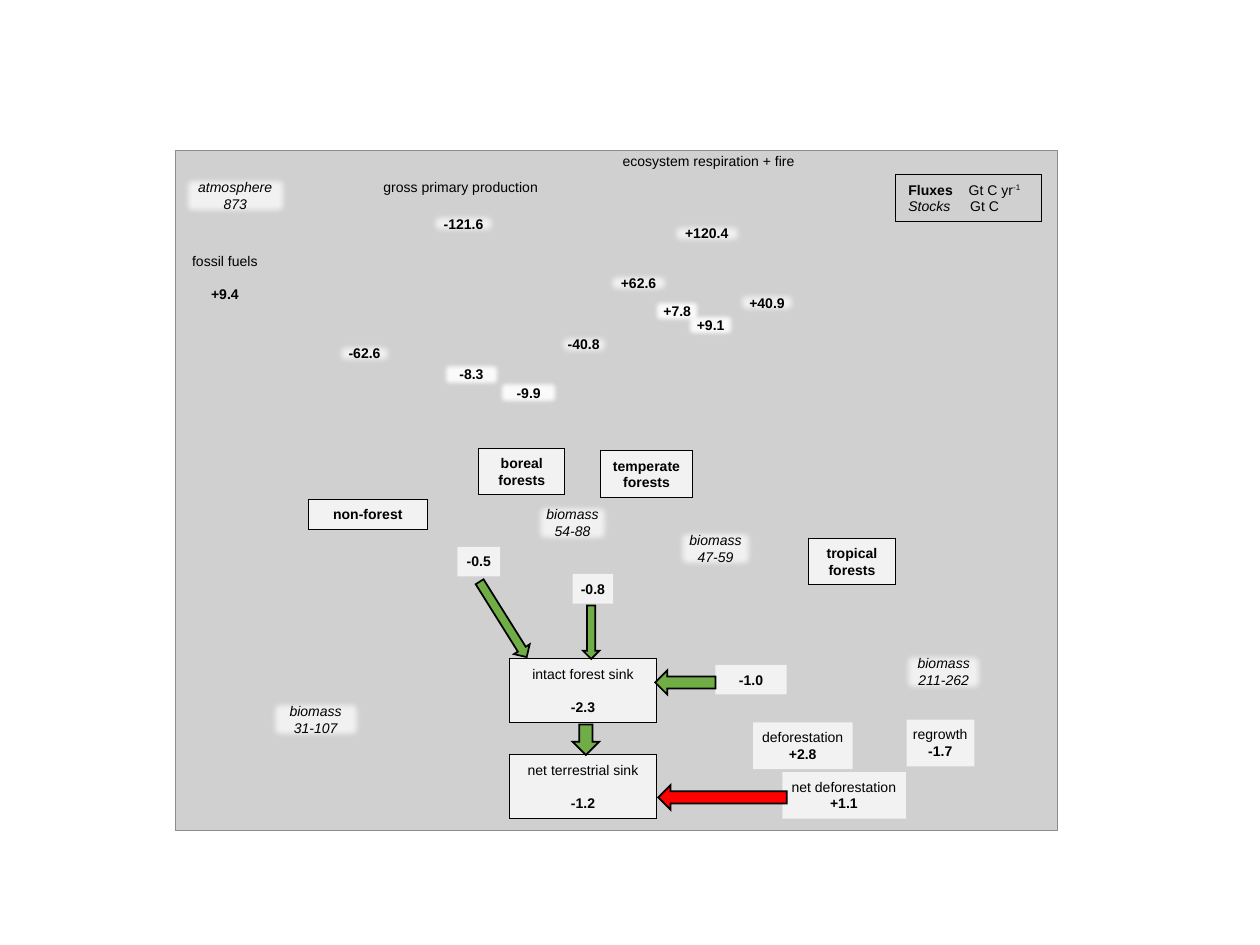
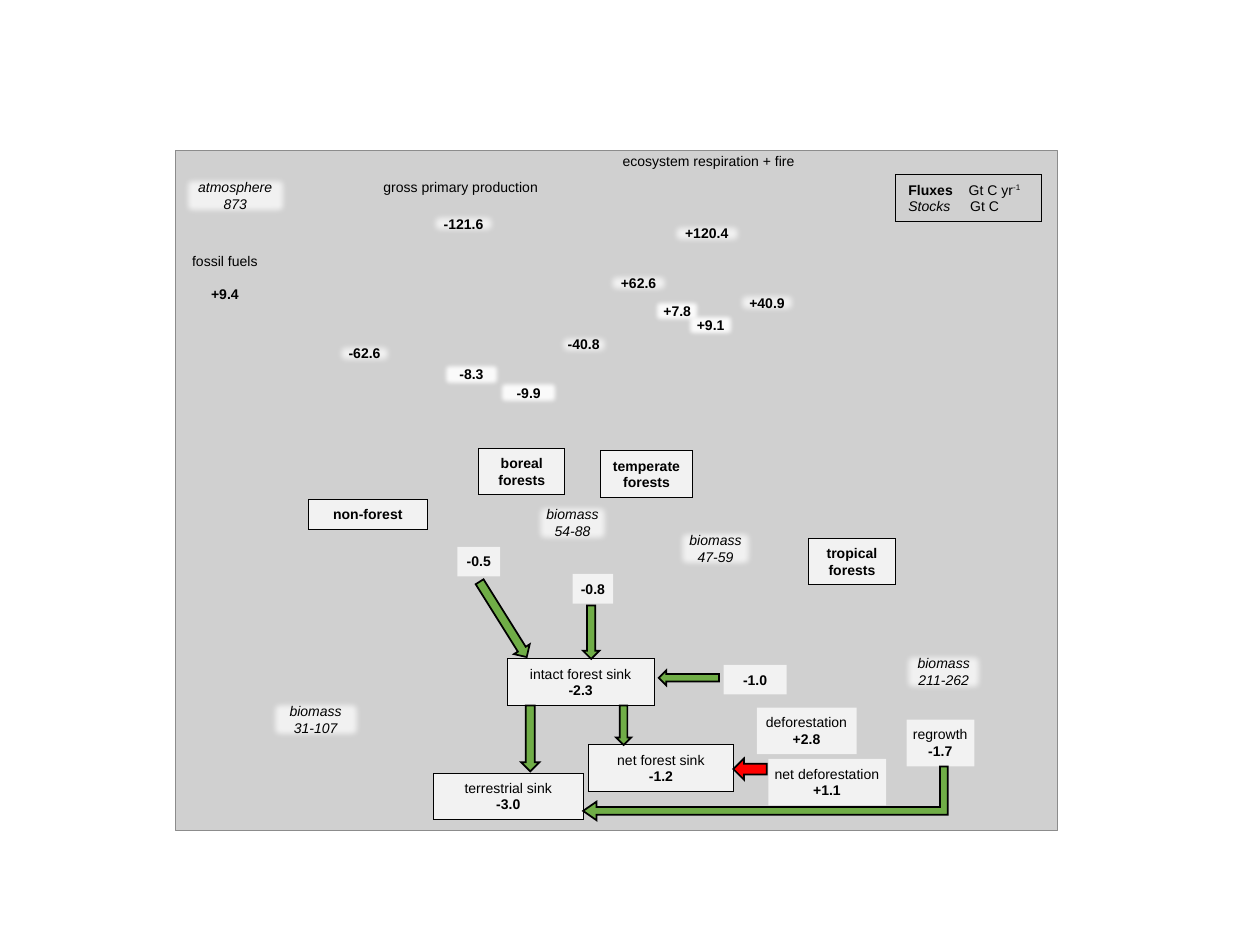
Before and after one commit to forc-db/ERL-review, a slide deck: slide 1 of Global_C_cycle/Global C cycle diagram.pptx. Drawn at 1260x945 pixels with LibreOffice and Linux fonts; fonts in the diff are those of the drawing; grey boxes stand for pictures. Boxes give left, top, right and bottom in pixels: in the first picture for what was removed or moved away, otherwise in the second. Text is boxed around its words. In the diff, an @@ line names an element or a change of style, - is before the commit and + after.

```diff
--- a/Global_C_cycle/Global C cycle diagram.pptx
+++ b/Global_C_cycle/Global C cycle diagram.pptx
@@ rectangle "intact forest sink": place and size @@
-rectangle "intact forest sink" at box(509, 659, 656, 722)
+rectangle "intact forest sink" at box(508, 659, 655, 706)
@@ down arrow: place and size @@
-down arrow at box(655, 671, 715, 695)
+down arrow at box(659, 670, 719, 685)
@@ rectangle "-1.0": place and size @@
-rectangle "-1.0" at box(716, 665, 788, 696)
+rectangle "-1.0" at box(723, 665, 786, 696)
@@ down arrow added at box(522, 706, 539, 771), fill #70AD47, outline #000000 1 pt @@
@@ down arrow: place and size @@
-down arrow at box(572, 724, 598, 755)
+down arrow at box(616, 706, 631, 745)
@@ rectangle "deforestation +2.8": place and size @@
-rectangle "deforestation +2.8" at box(753, 722, 853, 769)
+rectangle "deforestation +2.8" at box(757, 708, 857, 755)
@@ rectangle "net forest sink": place and size @@
-rectangle "net forest sink" at box(509, 755, 656, 818)
+rectangle "net forest sink" at box(588, 745, 735, 791)
@@ rectangle added at box(433, 774, 583, 820), fill #FFFFFF at 73% opacity, outline #000000 0.75 pt, 8 pt, text #000000 @@
+terrestrial sink
+-3.0
@@ bent up arrow added at box(583, 766, 948, 820), fill #70AD47, outline #000000 1 pt @@
@@ text in rectangle at box(617, 755, 705, 765): text changed @@
-net terrestrial sink
+net forest sink
@@ down arrow: place and size @@
-down arrow at box(659, 785, 788, 810)
+down arrow at box(733, 759, 767, 780)
@@ rectangle "net deforestation": place and size @@
-rectangle "net deforestation" at box(782, 772, 906, 819)
+rectangle "net deforestation" at box(769, 759, 887, 805)
```
Also in this commit, not shown: 1 other file.
